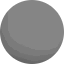
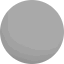
Two versions of the same layered image (64 x 64). Layer-by-layer changes:
painted on "TILE Y copy" over [0, 0, 64, 64]
